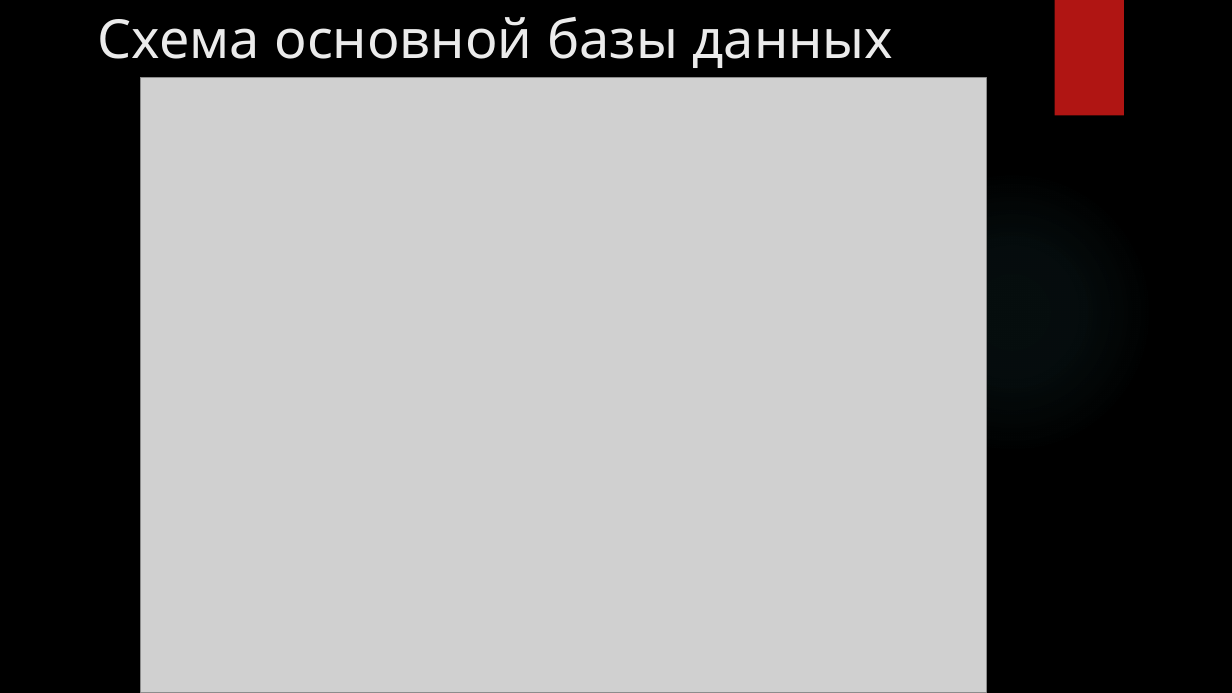
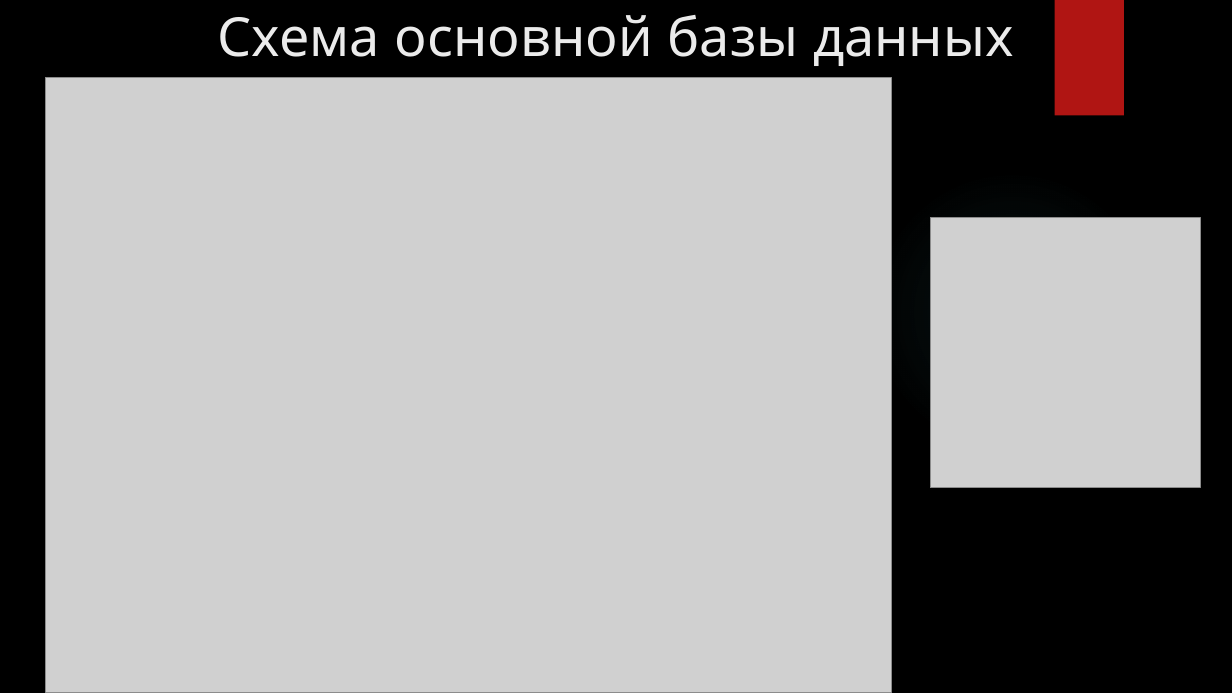
Before and after one commit to GENDOSMAL/Diplom, a slide deck: slide 10 of Documentation/Презентация к защите.pptx (slide 8 before the commit). Drawn at 1232x693 pixels with LibreOffice and Linux fonts; fonts in the diff are those of the drawing; grey boxes stand for pictures; background and template pictures are left out. Boxes give left, top, right and bottom in pixels: in the first picture for what was removed or moved away, otherwise in the second. Text is boxed around its words. In the diff, an @@ line names an element or a change of style, - is before the commit and + after.

```diff
--- a/Documentation/Презентация к защите.pptx
+++ b/Documentation/Презентация к защите.pptx
@@ title "Схема основной базы данных": place and size @@
-title "Схема основной базы данных" at (98,17,894,68)
+title "Схема основной базы данных" at (218,15,1014,66)
@@ title "Схема основной базы данных" at (218,15,1014,66): alignment left to centre @@
@@ picture: place and size @@
-picture at (140,78,986,693)
+picture at (46,78,892,693)
@@ picture added at (931,218,1201,488) @@
```
Also in this commit, not shown: 8 other slides changed, 5 slides added, 2 slides removed, 19 other files.
